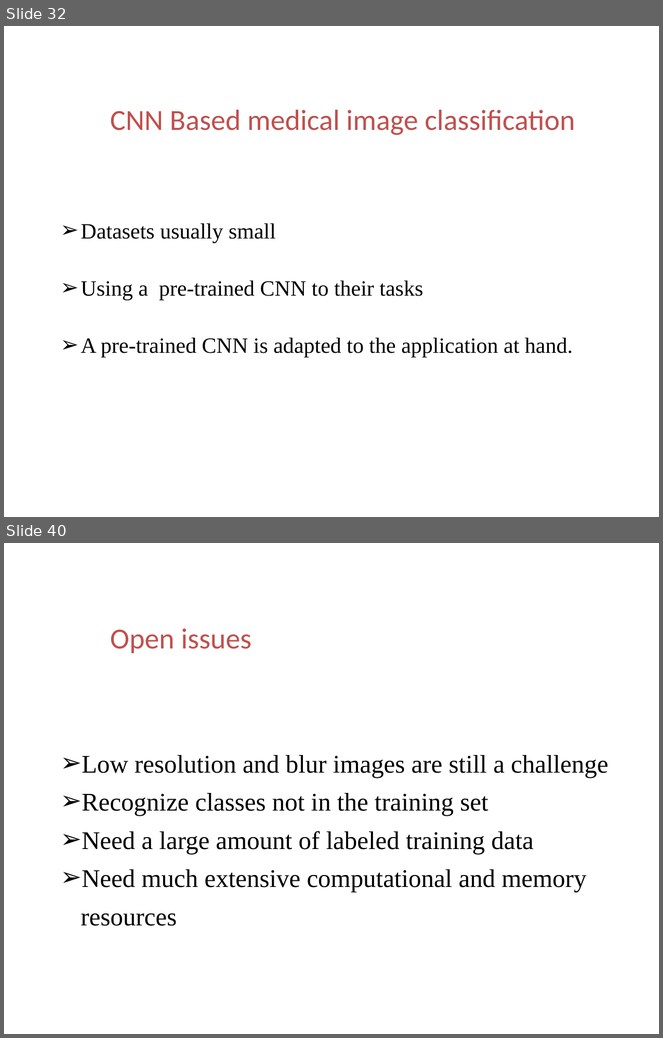
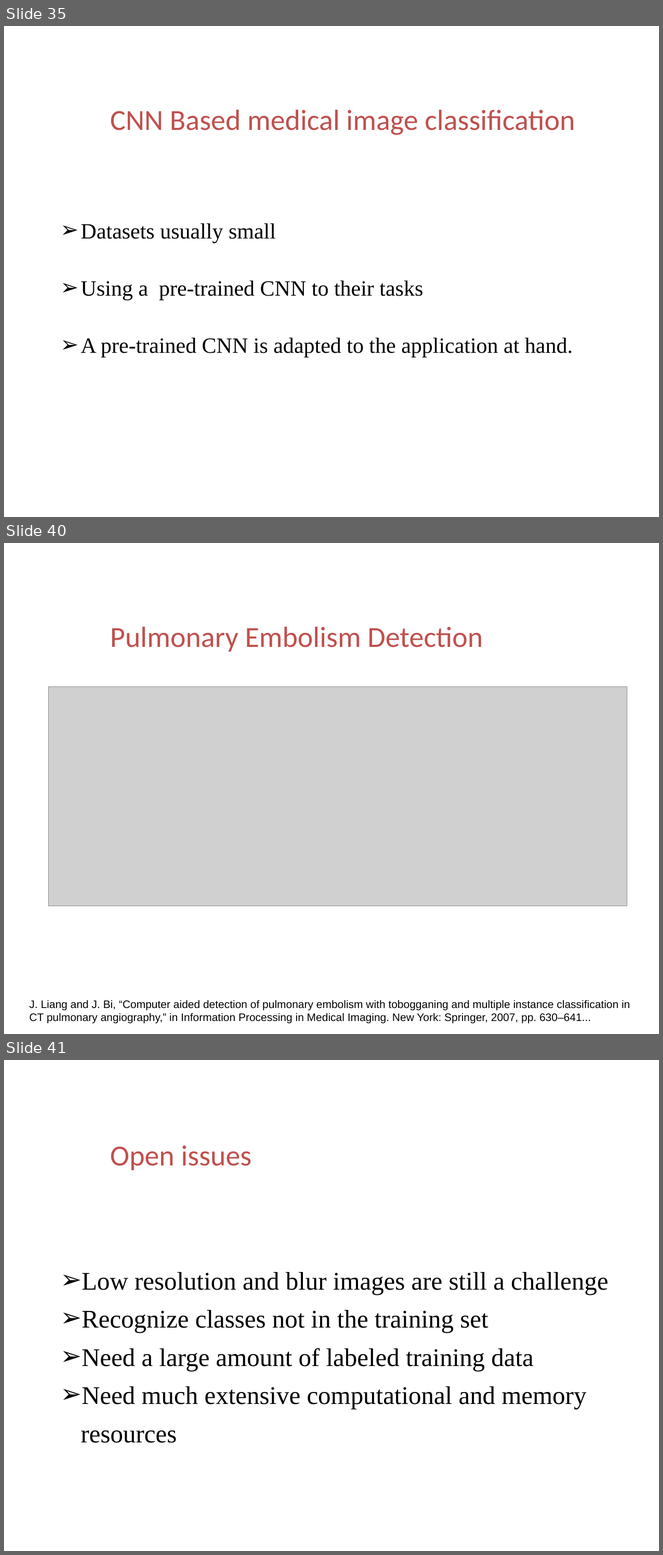
Before and after one commit to ttomchy/CV_2Project, a slide deck: presentation.pptx. Shown one above the other, each under a label of ours: slides 32 and 40 before the commit, slides 35, 40 and 41 after it; the slides between them are not shown. The pictures are 663x1038 and 663x1555 pixels, drawn with LibreOffice and Linux fonts; fonts in the diff are those of the drawing; grey boxes stand for pictures; background and template pictures are left out. Boxes give left, top, right and bottom in pixels: in the first picture for what was removed or moved away, otherwise in the second. Text is boxed around its words. In the diff, an @@ line names an element or a change of style, - is before the commit and + after.

```diff
--- a/presentation.pptx
+++ b/presentation.pptx
@@ slide 40 added at <box>4,543,659,1034</box>, background picture (left out) @@
@@ text added at <box>110,627,483,652</box>, 32 pt, text #C0504D @@
+Pulmonary Embolism Detection
@@ picture added at <box>49,687,627,906</box> @@
@@ text added at <box>29,1000,630,1024</box>, 12 pt, text #000000 @@
+J. Liang and J. Bi, “Computer aided detection of pulmonary embolism with tobogganing and multiple instance classification in CT pulmonary angiography,” in Information Processing in Medical Imaging. New York: Springer, 2007, pp. 630–641...
@@ what was slide 32 is now slide 35 @@
@@ what was slide 40 is now slide 41 @@
```
Also in this commit, not shown: 3 slides changed, 4 other slides added, 4 slides removed, 1 other file.
